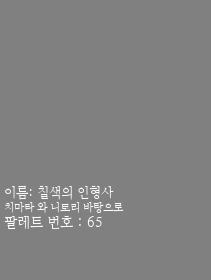
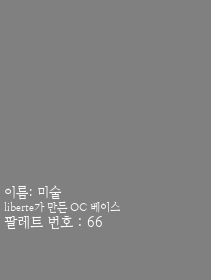
Layered file, before and after one edit (211 x 280). Changes by layer:
hid group "Alice 65" (1 layers) over [4, 185, 124, 227]
showed group "Alice 66" (1 layers) over [4, 185, 124, 227]
renamed "Nombre: Bellas Artes ..." to "이름: 미술 ...", painted on it over [4, 185, 124, 227]
